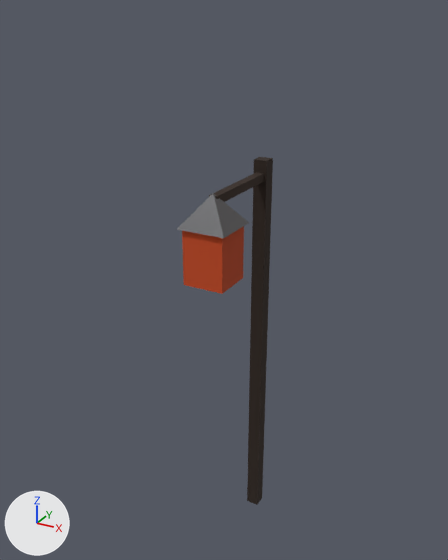
Renders of the glTF model assets/models/walk_prop_lamp.glb from each side of a commit.
Camera for both pictures: a 50 mm camera at (1.56, -3.32, 3.42) aimed at (-0.12, -0.27, 1.9). Lighting does not change. The marker at lower left points along +X, +Y and +Z. The first picture is the older version. Vertices at exactly the same position are counted once.

Objects in the first picture: 'walk_prop_lamp'.
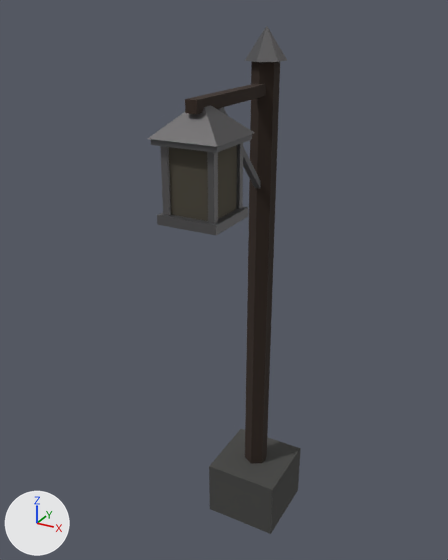
Where the change shows, as pixel boxes [x1, y1, x2, y2] in the pictures (448 x 560 px; the box of a moved part takes in the faces that stretch with it):
'walk_prop_lamp', reshaped (57% wider, 46% taller)
    before: [176, 157, 273, 505]
    after: [148, 26, 301, 534]
part 1 of me_walk_prop_lamp, added
    after: [209, 429, 301, 534]
part 2 of me_walk_prop_lamp, added
    after: [245, 62, 280, 464]
part 3 of me_walk_prop_lamp, added
    after: [185, 83, 266, 114]
part 4 of me_walk_prop_lamp, added
    after: [169, 145, 237, 221]
part 5 of me_walk_prop_lamp, added
    after: [244, 26, 287, 62]
part 6 of me_walk_prop_lamp, moved or reshaped
    before: [247, 157, 273, 505]
    after: [218, 107, 260, 189]
part 7 of me_walk_prop_lamp, added
    after: [157, 206, 248, 235]
part 8 of me_walk_prop_lamp, added
    after: [160, 146, 171, 215]
part 9 of me_walk_prop_lamp, added
    after: [207, 152, 218, 223]
part 10 of me_walk_prop_lamp, added
    after: [236, 143, 243, 209]
part 11 of me_walk_prop_lamp, added
    after: [151, 134, 252, 153]
part 12 of me_walk_prop_lamp, moved or reshaped
    before: [176, 193, 249, 238]
    after: [148, 106, 254, 147]
part 13 of me_walk_prop_lamp, deleted
    before: [209, 172, 264, 202]
part 14 of me_walk_prop_lamp, deleted (brown)
    before: [182, 226, 244, 294]

The change, as a list of edits to the scene's bpy script:
```text
Change me_walk_prop_lamp:
    used by ob_walk_prop_lamp; location = (0.0, 0.0, 0.0)
    remove me_walk_prop_lamp.from_pydata(...)  # 29 vertices, 42 faces; spans x -0.14..0.14, y -0.74..0.04, z 0.0..2.6
    add me_walk_prop_lamp.from_pydata(...)  # 116 vertices, 176 faces; spans x -0.25..0.25, y -0.89..0.25, z 0.0..3.33
    me_walk_prop_lamp part 1: a new loose piece, a box spanning x -0.25..0.25, y -0.25..0.25, z 0.0..0.4, in mat_palette_matte (picture img_palette)
    me_walk_prop_lamp part 2: a new loose piece, a 6-sided cylinder along z spanning x -0.07..0.07, y -0.08..0.08, z 0.35..3.15, in mat_palette_matte (picture img_palette)
    me_walk_prop_lamp part 3: a new loose piece, a box spanning x -0.032..0.032, y -0.8..0.06, z 2.968..3.032, in mat_palette_matte (picture img_palette)
    me_walk_prop_lamp part 4: a new loose piece, a box spanning x -0.13..0.13, y -0.83..-0.57, z 2.43..2.81, in mat_palette_matte (picture img_palette)
    me_walk_prop_lamp part 5: a new loose piece, a 6-sided cone pointing to +z spanning x -0.1..0.1, y -0.12..0.12, z 3.15..3.33, in mat_palette_metal (picture img_palette)
    me_walk_prop_lamp part 6: the loose piece of 8 vertices spanning x -0.04..0.04, y -0.04..0.04, z 0.0..2.6 is turned 43.3 degrees about the x axis through its middle and scaled by 0.275, then moved by (0.0, -0.31, 1.41), in mat_palette_metal (picture img_palette)
    me_walk_prop_lamp part 7: a new loose piece, a box spanning x -0.17..0.17, y -0.87..-0.53, z 2.42..2.47, in mat_palette_metal (picture img_palette)
    me_walk_prop_lamp part 8: a new loose piece, a box spanning x -0.147..-0.112, y -0.847..-0.812, z 2.42..2.82, in mat_palette_metal (picture img_palette)
    me_walk_prop_lamp part 9: a new loose piece, a box spanning x 0.112..0.147, y -0.847..-0.812, z 2.42..2.82, in mat_palette_metal (picture img_palette)
    me_walk_prop_lamp part 10: a new loose piece, a box spanning x 0.112..0.147, y -0.587..-0.553, z 2.42..2.82, in mat_palette_metal (picture img_palette)
    me_walk_prop_lamp part 11: a new loose piece, a box spanning x -0.18..0.18, y -0.88..-0.52, z 2.82..2.85, in mat_palette_metal (picture img_palette)
    me_walk_prop_lamp part 12: the loose piece of 5 vertices spanning x -0.14..0.14, y -0.74..-0.46, z 2.36..2.54 is scaled about its middle by (1.35, 1.35, 0.944), then moved by (0.0, -0.1, 0.48)
    me_walk_prop_lamp part 13: the loose piece of 8 vertices spanning x -0.02..0.02, y -0.6..0.0, z 2.48..2.52 is deleted
    me_walk_prop_lamp part 14: the loose piece of 8 vertices spanning x -0.12..0.12, y -0.72..-0.48, z 2.04..2.36 is deleted
    other edits to the shape of me_walk_prop_lamp do not show in these pictures
```
